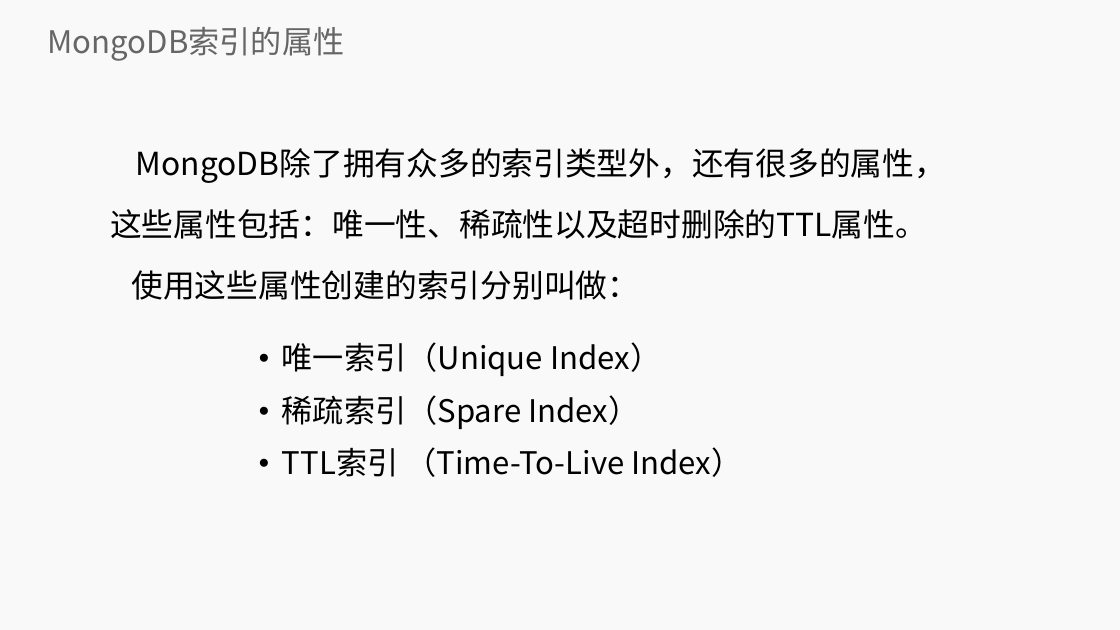
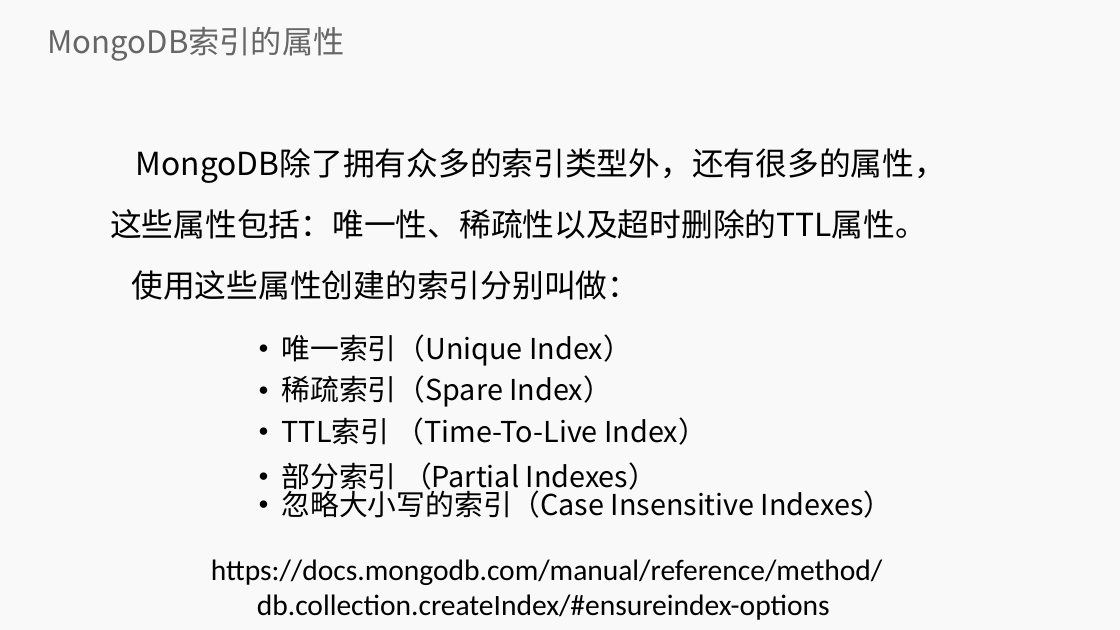
Before and after one commit to lihuanzhen2016/no-sql, a slide deck: slide 17 of PPT/06 MongoDB 索引.pptx. Drawn at 1120x630 pixels with LibreOffice and Linux fonts; fonts in the diff are those of the drawing; background and template pictures are left out. Boxes give left, top, right and bottom in pixels: in the first picture for what was removed or moved away, otherwise in the second. Text is boxed around its words. In the diff, an @@ line names an element or a change of style, - is before the commit and + after.

Commit message:
index update

```diff
--- a/PPT/06 MongoDB 索引.pptx
+++ b/PPT/06 MongoDB 索引.pptx
@@ text at [282,334,707,445]: size 20 to 18.5 pt in "唯一索引（Unique Index）", "稀疏索引（Spare Index）", "TTL索引 （Time-To-Live Index）"; line spacing 1.4 to 1.2 @@
@@ text at [282,462,892,518]: paragraphs added @@
+● 部分索引 （Partial Indexes）
+● 忽略大小写的索引（Case Insensitive Indexes）
@@ text added at [211,559,882,620], 19 pt, text #000000 @@
+https://docs.mongodb.com/manual/reference/method/db.collection.createIndex/#ensureindex-options
```
Also in this commit, not shown: 21 other slides changed, 8 slides added, 11 slides removed.
